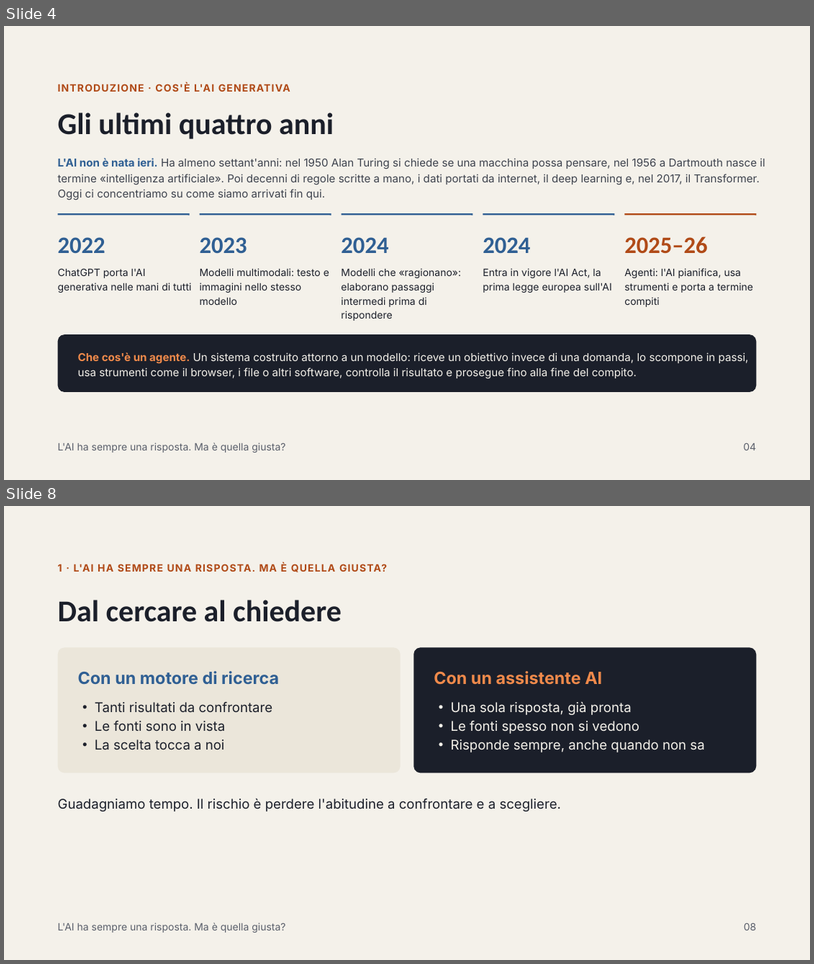
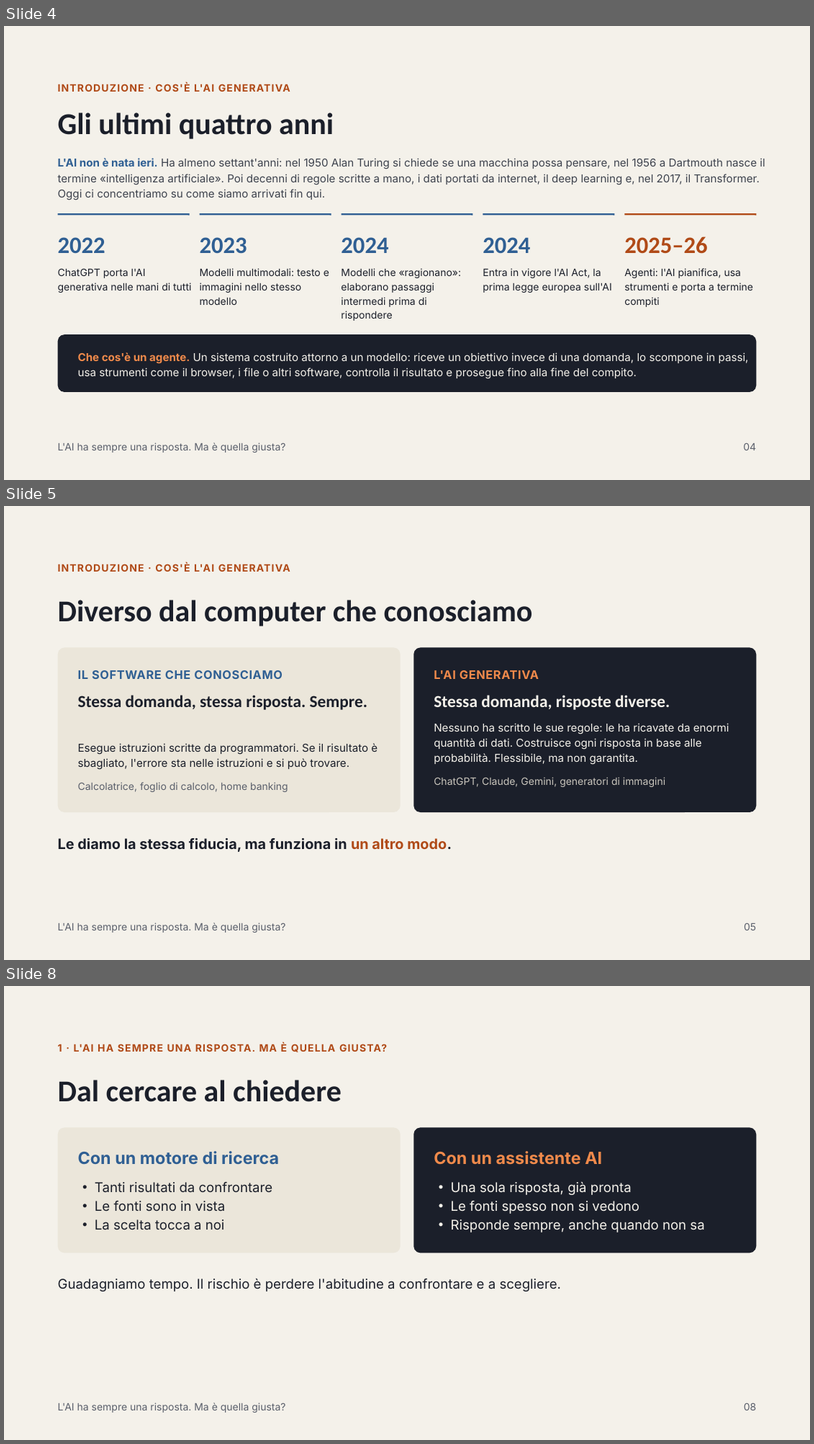
Before and after one commit to ggarofalo-dev/ggarofalo-dev.github.io, a slide deck: AperitivoConLaScienza_V01.pptx. Shown one above the other, each under a label of ours: slides 4 and 8 before the commit, slides 4, 5 and 8 after it; the slides between them are not shown. The pictures are 814x964 and 814x1444 pixels, drawn with LibreOffice and Linux fonts; fonts in the diff are those of the drawing. Boxes give left, top, right and bottom in pixels: in the first picture for what was removed or moved away, otherwise in the second. Text is boxed around its words. In the diff, an @@ line names an element or a change of style, - is before the commit and + after.

```diff
--- a/AperitivoConLaScienza_V01.pptx
+++ b/AperitivoConLaScienza_V01.pptx
@@ slide 5 added at (4, 506, 810, 960), background #F4F1EA @@
@@ text added at (58, 563, 291, 572), 12 pt, text #B04A17, bold @@
+INTRODUZIONE · COS'È L'AI GENERATIVA
@@ title added at (58, 600, 533, 626), 36 pt, text #1B1F2A, bold @@
+Diverso dal computer che conosciamo
@@ rounded rectangle added at (58, 648, 401, 812), fill #EBE6DA @@
@@ rounded rectangle added at (414, 648, 757, 812), fill #1B1F2A @@
@@ text added at (78, 670, 283, 679), 14 pt, text #2F5F93, bold @@
+IL SOFTWARE CHE CONOSCIAMO
@@ text added at (434, 670, 539, 679), 14 pt, text #F08A4B, bold @@
+L'AI GENERATIVA
@@ text added at (78, 695, 368, 710), 20 pt, text #1B1F2A, bold @@
+Stessa domanda, stessa risposta. Sempre.
@@ text added at (434, 695, 670, 710), 20 pt, text #F4F1EA, bold @@
+Stessa domanda, risposte diverse.
@@ text added at (78, 743, 378, 770), 13 pt, text #1B1F2A @@
+Esegue istruzioni scritte da programmatori. Se il risultato è sbagliato, l'errore sta nelle istruzioni e si può trovare.
@@ text added at (434, 723, 730, 764), 13 pt, text #F4F1EA @@
+Nessuno ha scritto le sue regole: le ha ricavate da enormi quantità di dati. Costruisce ogni risposta in base alle probabilità. Flessibile, ma non garantita.
@@ text added at (78, 782, 288, 792), 12 pt, text #5A5F6B @@
+Calcolatrice, foglio di calcolo, home banking
@@ text added at (434, 777, 666, 787), 12 pt, text #C9C5BC @@
+ChatGPT, Claude, Gemini, generatori di immagini
@@ text added at (58, 838, 452, 852), 17 pt, text #1B1F2A, bold @@
+Le diamo la stessa fiducia, ma funziona in un altro modo.
@@ text added at (58, 922, 286, 932), 12 pt, text #5A5F6B @@
+L'AI ha sempre una risposta. Ma è quella giusta?
@@ text added at (744, 923, 756, 930), 12 pt, text #5A5F6B @@
+05
```
Also in this commit, not shown: 12 slides changed, 1 other slide added, 2 slides removed, 1 other file.
